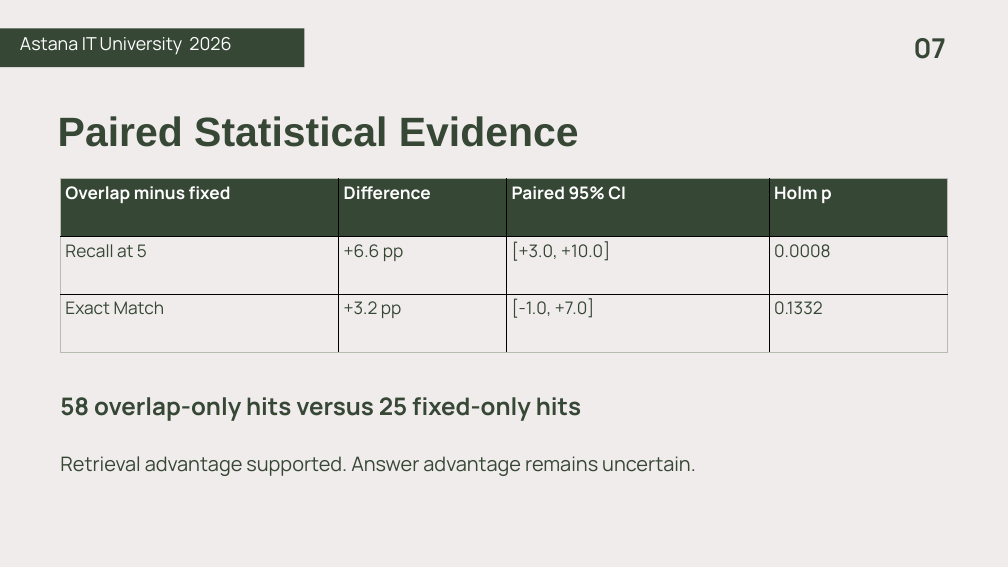
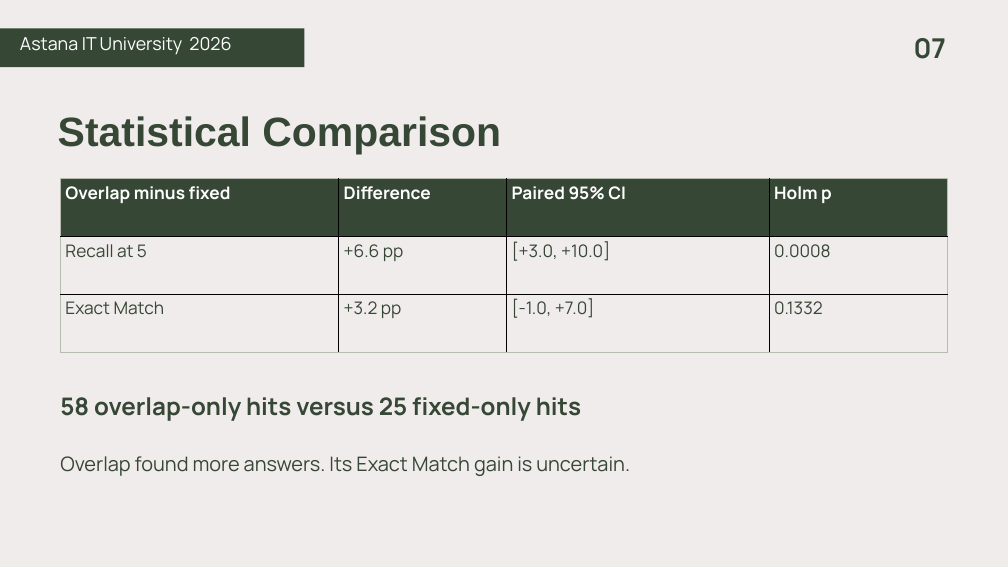
Before and after one commit to aahhaha/rag-chunking-assignment4, a slide deck: slide 7 of final/submission/Final_Defence_Aibyn_Samat.pptx. Drawn at 1008x567 pixels with LibreOffice and Linux fonts; fonts in the diff are those of the drawing. Boxes give left, top, right and bottom in pixels: in the first picture for what was removed or moved away, otherwise in the second. Text is boxed around its words. In the diff, an @@ line names an element or a change of style, - is before the commit and + after.

```diff
--- a/final/submission/Final_Defence_Aibyn_Samat.pptx
+++ b/final/submission/Final_Defence_Aibyn_Samat.pptx
@@ text at (58, 116, 501, 154): text changed @@
-Paired Statistical Evidence
+Statistical Comparison
@@ text at (60, 456, 630, 476): text changed @@
-Retrieval advantage supported. Answer advantage remains uncertain.
+Overlap found more answers. Its Exact Match gain is uncertain.
```
Also in this commit, not shown: 8 other slides changed, 19 other files.
